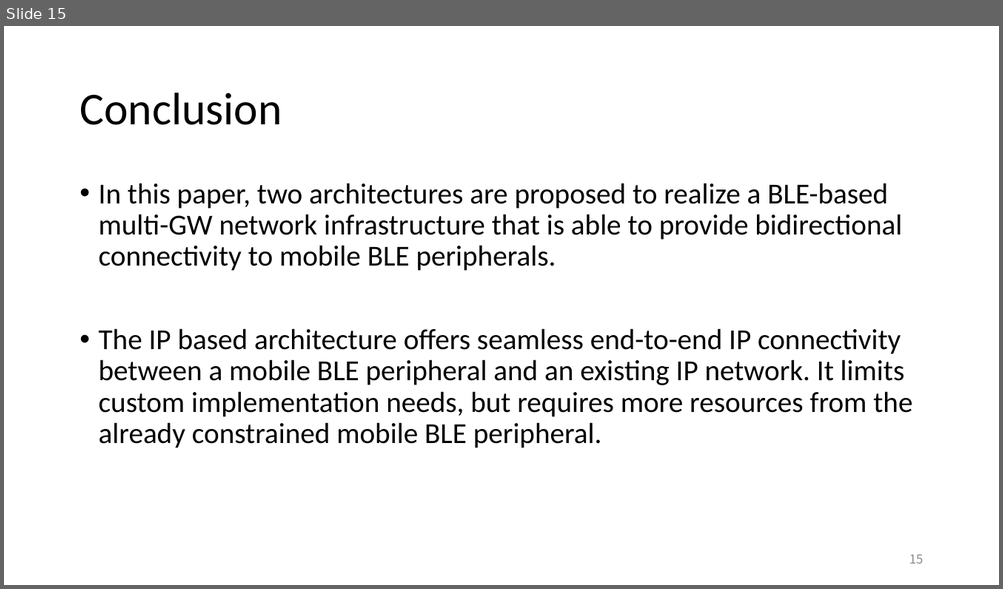
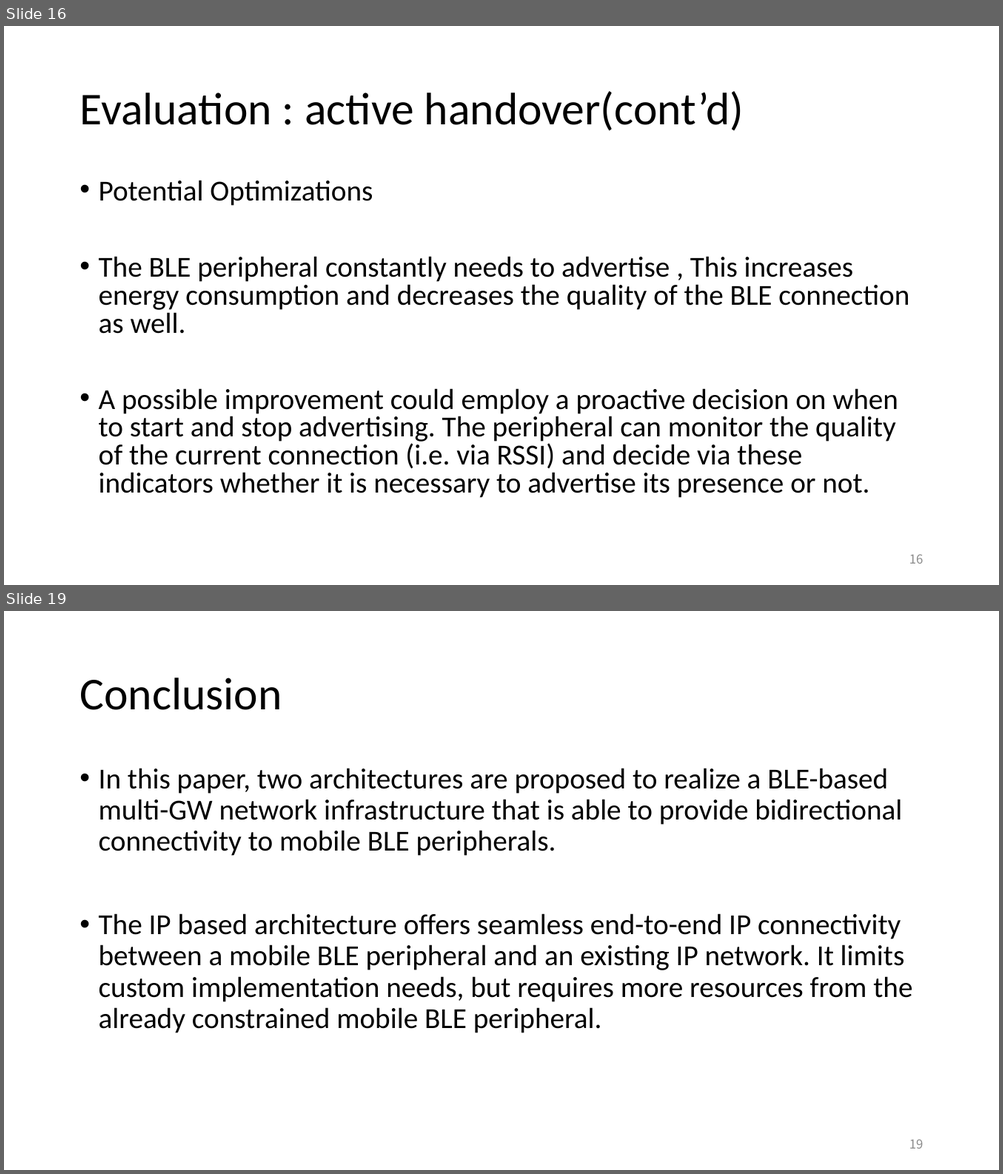
Before and after one commit to EKOISMYLOVE/NTUT_GM_PPT, a slide deck: A BLE-based multi-gateway network infrastructure with handover support for mobile BLE peripherals.pptx. Shown one above the other, each under a label of ours: slide 15 before the commit, slides 16 and 19 after it; the slides between them are not shown. The pictures are 1003x589 and 1003x1174 pixels, drawn with LibreOffice and Linux fonts; fonts in the diff are those of the drawing. Boxes give left, top, right and bottom in pixels: in the first picture for what was removed or moved away, otherwise in the second. Text is boxed around its words. In the diff, an @@ line names an element or a change of style, - is before the commit and + after.

```diff
--- a/A BLE-based multi-gateway network infrastructure with handover support for mobile BLE peripherals.pptx
+++ b/A BLE-based multi-gateway network infrastructure with handover support for mobile BLE peripherals.pptx
@@ slide 16 added at <box>4,26,999,585</box>, background #FFFFFF @@
@@ title added at <box>79,91,743,131</box>, 44 pt, text #000000 @@
+Evaluation : active handover(cont’d)
@@ text added at <box>99,180,909,498</box>, 28 pt, text #000000 @@
+• Potential Optimizations
+• The BLE peripheral constantly needs to advertise , This increases energy consumption and decreases the quality of the BLE connection as well.
+• A possible improvement could employ a proactive decision on when to start and stop advertising. The peripheral can monitor the quality of the current connection (i.e. via RSSI) and decide via these indicators whether it is necessary to advertise its presence or not.
@@ page number added at <box>909,554,923,564</box>, 12 pt, text #8C8C8C @@
+16
@@ what was slide 15 is now slide 19 @@
@@ page number at <box>909,1139,923,1149</box>: text changed @@
-15
+19
```
Also in this commit, not shown: 1 slide changed, 3 other slides added.
